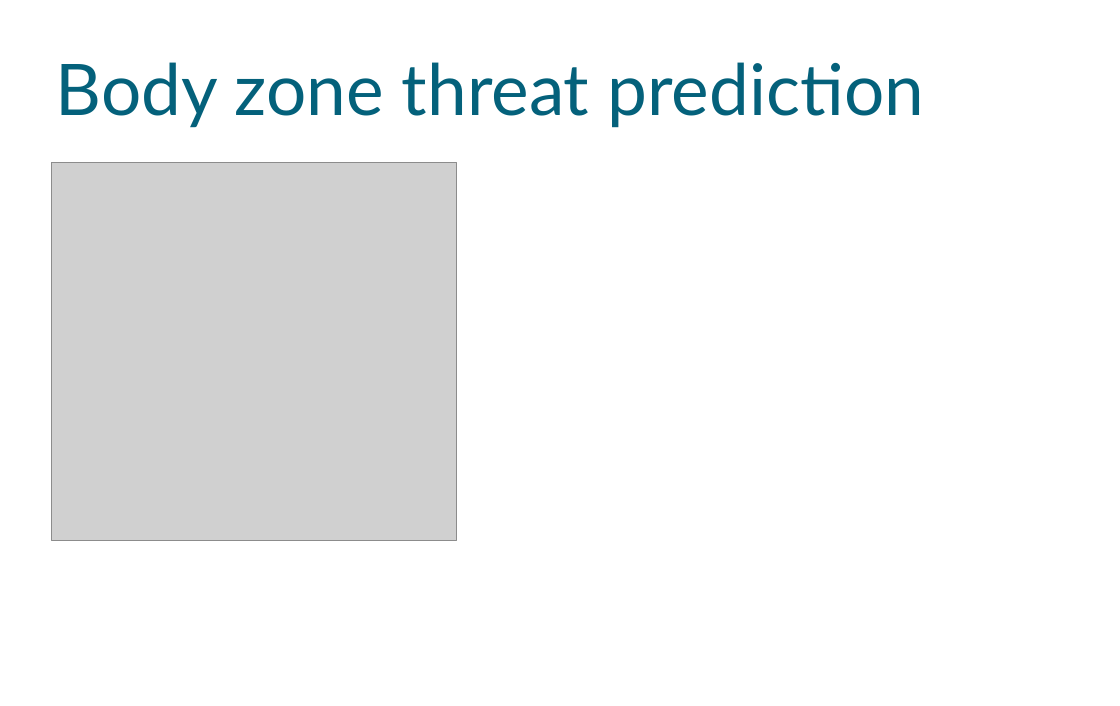
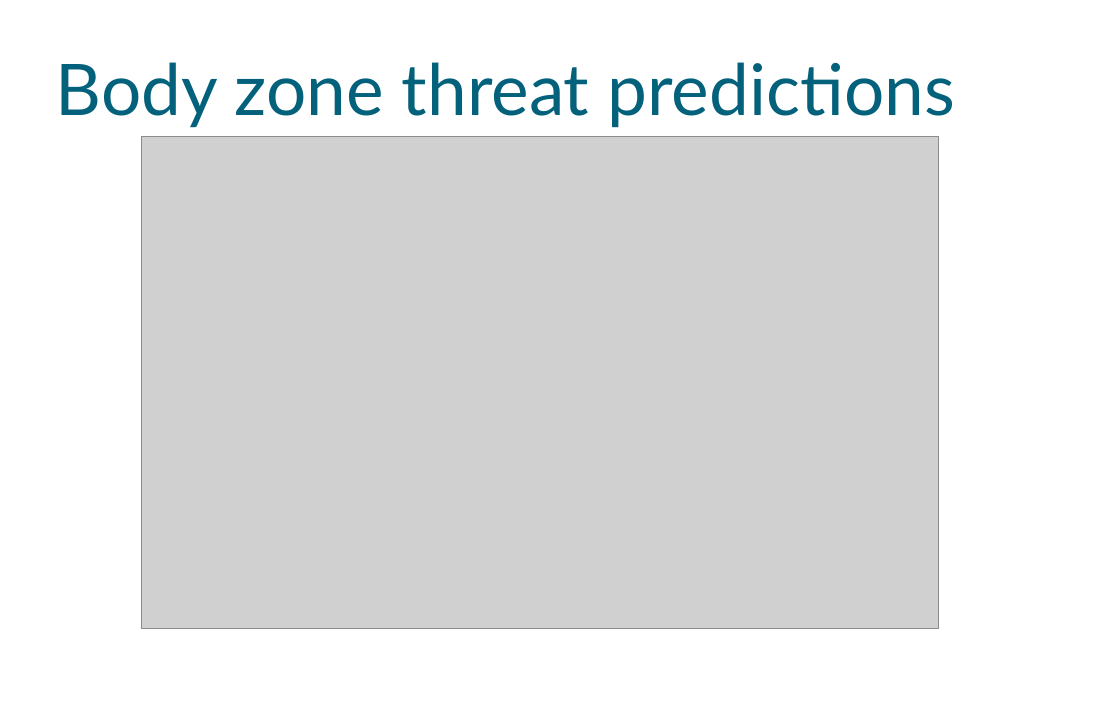
Before and after one commit to datapractice/machinelearners, a slide deck: slide 8 of mackenzie_govern_predict.odp (slide 7 before the commit). Drawn at 1120x706 pixels with LibreOffice and Linux fonts; fonts in the diff are those of the drawing; grey boxes stand for pictures; background and template pictures are left out. Boxes give left, top, right and bottom in pixels: in the first picture for what was removed or moved away, otherwise in the second. Text is boxed around its words. In the diff, an @@ line names an element or a change of style, - is before the commit and + after.

```diff
--- a/mackenzie_govern_predict.odp
+++ b/mackenzie_govern_predict.odp
@@ title at (56,62,955,128): text changed @@
-Body zone threat prediction
+Body zone threat predictions
@@ picture: place and size @@
-picture at (51,162,457,540)
+picture at (141,137,939,627)
```
Also in this commit, not shown: 7 other slides changed, 5 slides added, 3 slides removed, 1 other file.
